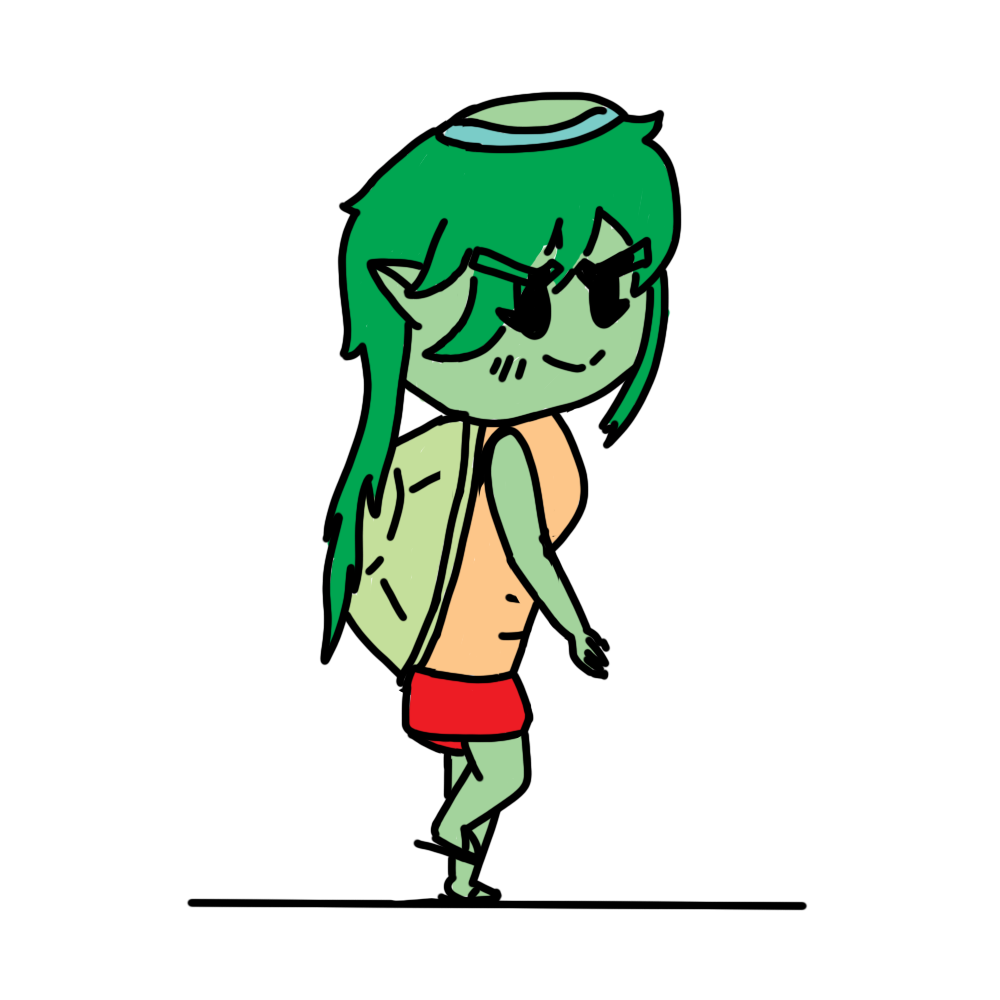
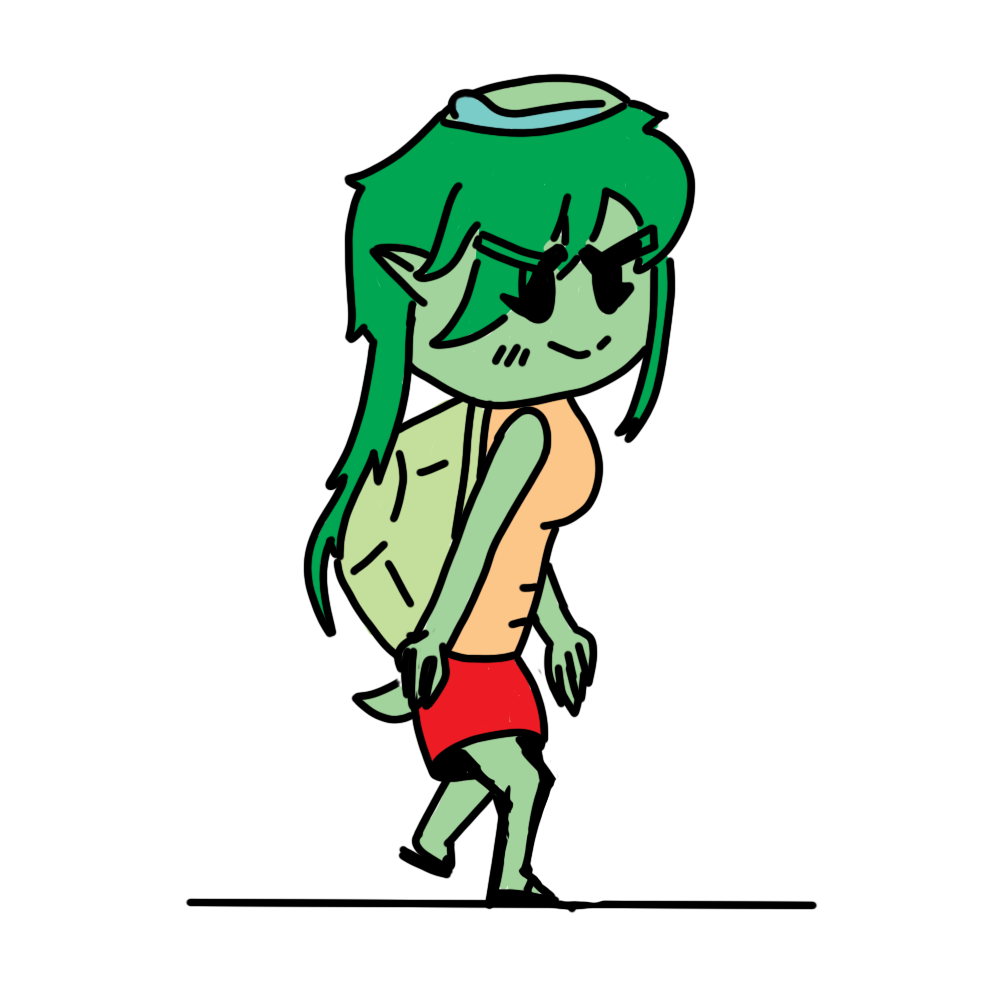
Comparing the layer stacks of the two w=1000, h=1000 images. Changes:
hid "F4" over [186, 91, 808, 911]
showed "F2" over [185, 73, 818, 914]
